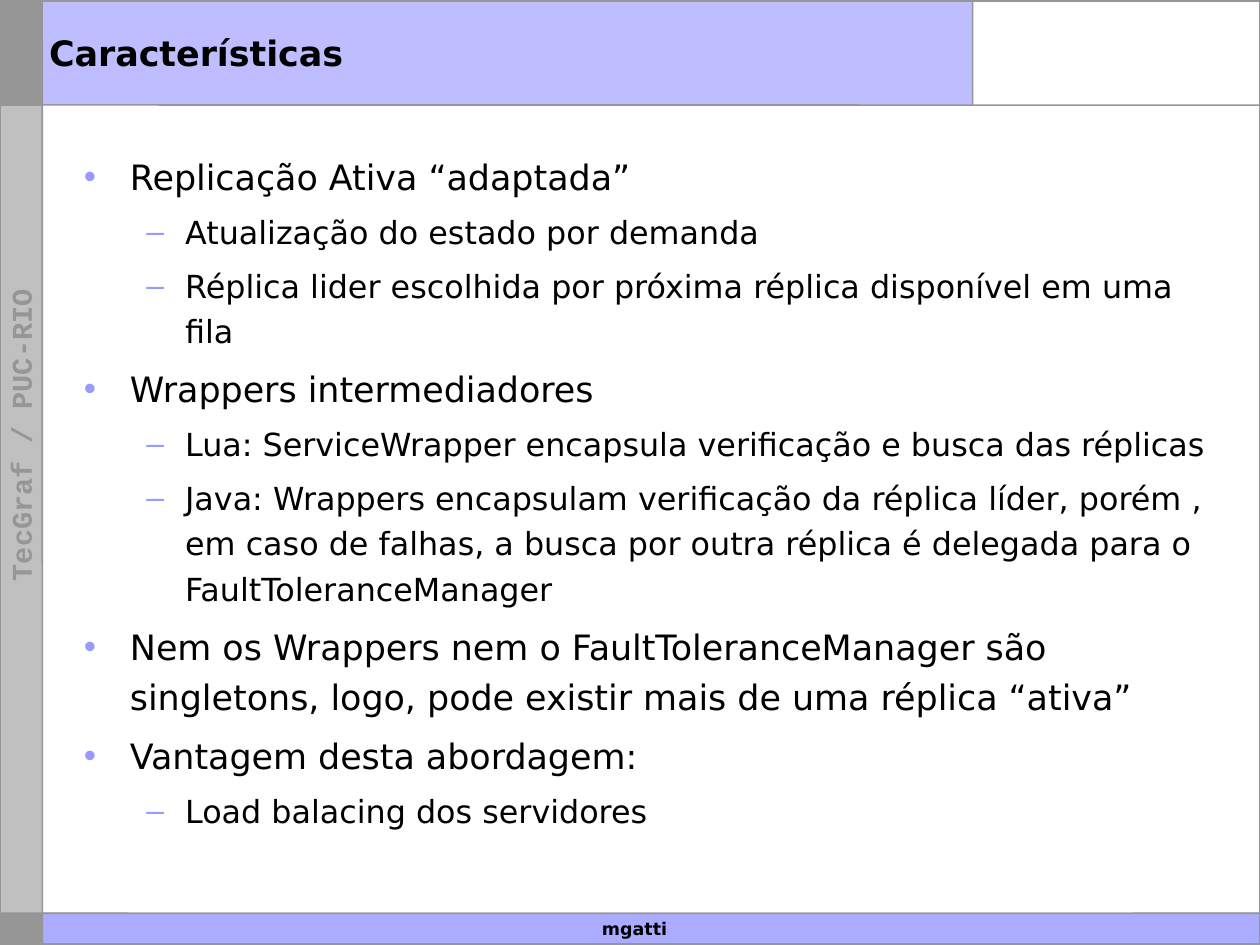
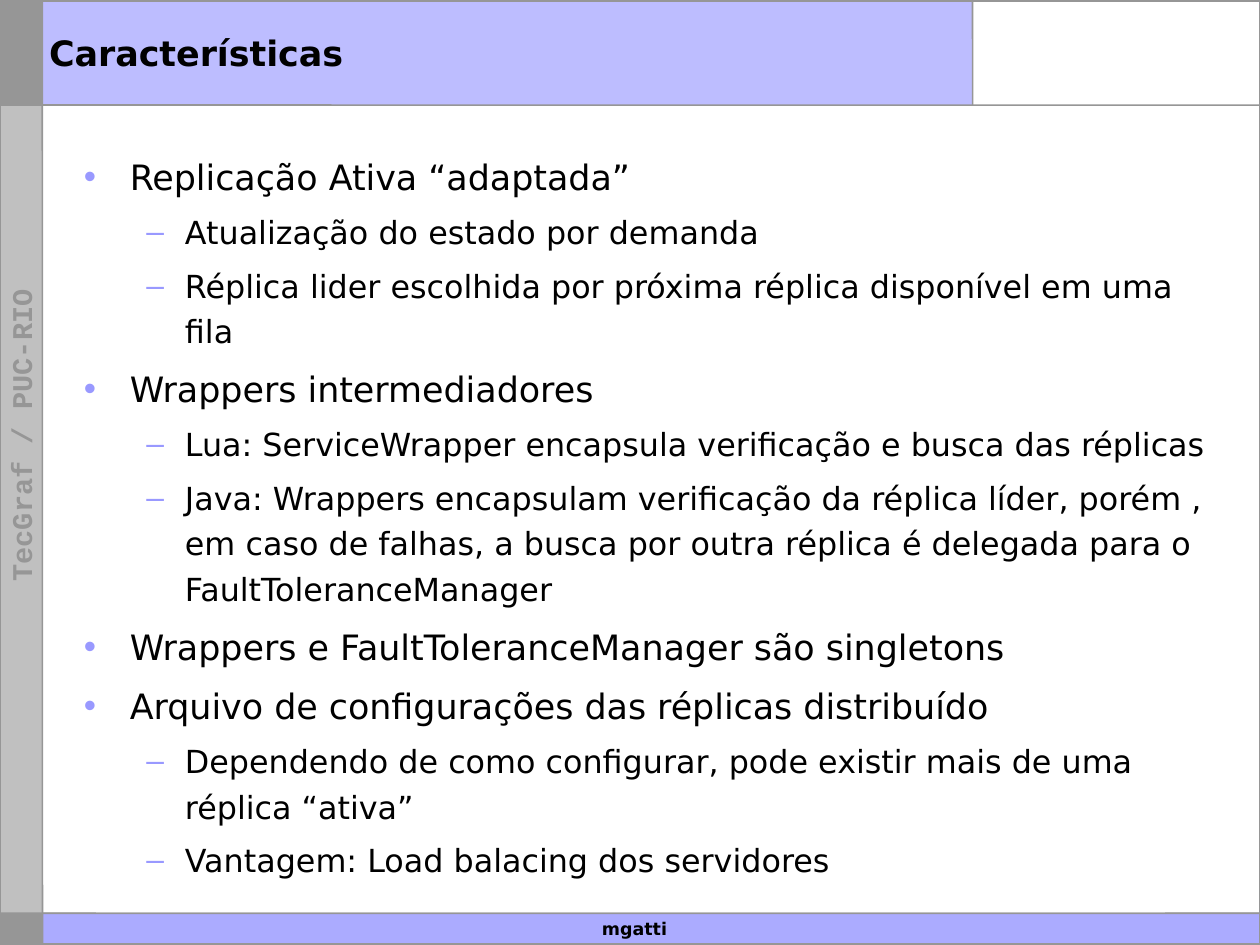
Before and after one commit to amadeubarbosa/openbus-core, a slide deck: slide 3 of docs/apresentacao/OpenBus-TF6.ppt. Drawn at 1260x945 pixels with LibreOffice and Linux fonts; fonts in the diff are those of the drawing; background and template pictures are left out. Boxes give left, top, right and bottom in pixels: in the first picture for what was removed or moved away, otherwise in the second. Text is boxed around its words. In the diff, an @@ line names an element or a change of style, - is before the commit and + after.

```diff
--- a/docs/apresentacao/OpenBus-TF6.ppt
+++ b/docs/apresentacao/OpenBus-TF6.ppt
@@ text at [130,633,1133,879]: text changed; size 22 to 20 pt @@
-• Nem os Wrappers nem o FaultToleranceManager são singletons, logo, pode existir mais de uma réplica “ativa”
-• Vantagem desta abordagem:
-  – Load balacing dos servidores
+• Wrappers e FaultToleranceManager são singletons
+• Arquivo de configurações das réplicas distribuído
+  – Dependendo de como configurar, pode existir mais de uma réplica “ativa”
+  – Vantagem: Load balacing dos servidores
```
Also in this commit, not shown: 2 other slides changed.
